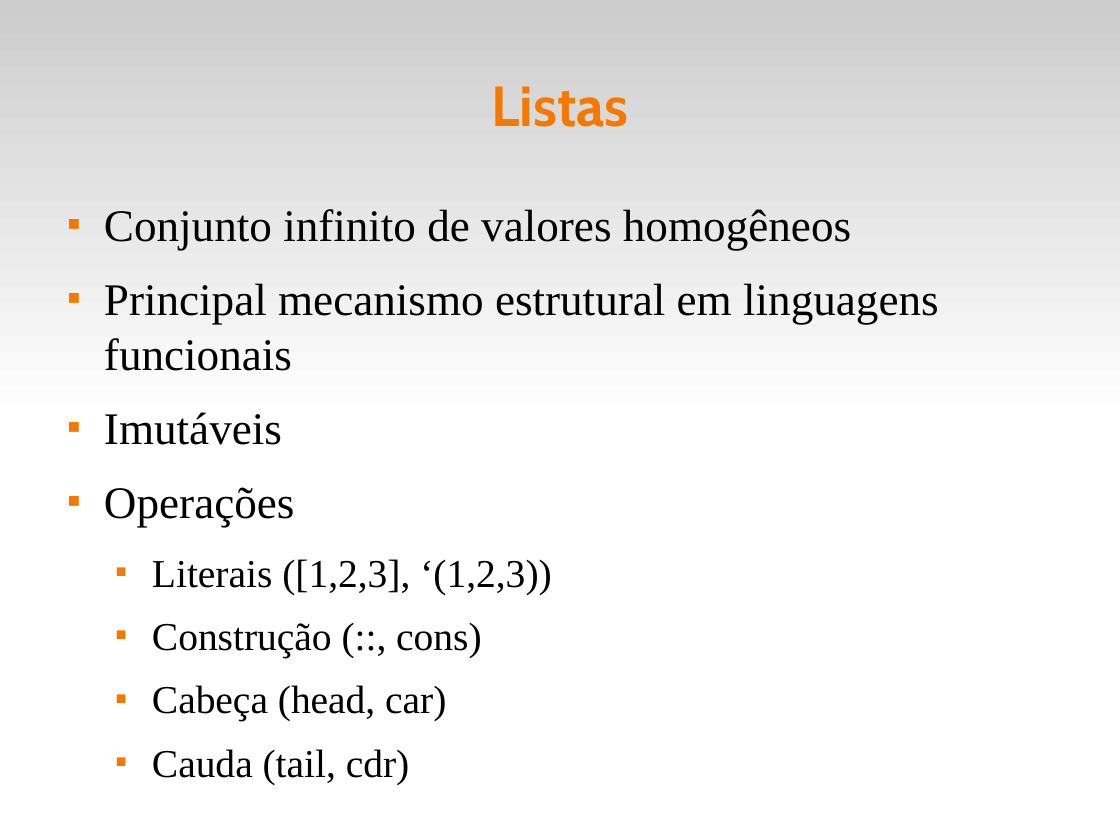
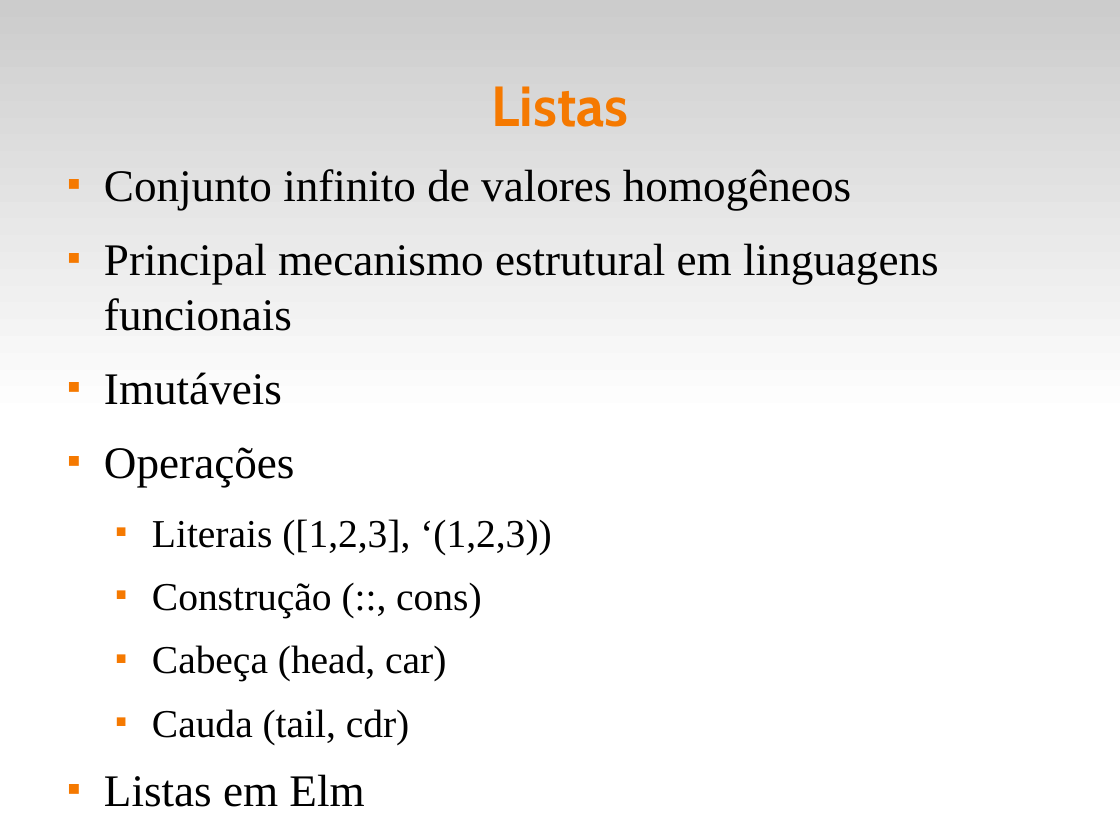
Before and after one commit to faipo/EDL, a slide deck: slide 29 of slides/edl-05-data.odp. Drawn at 1120x840 pixels with LibreOffice and Linux fonts; fonts in the diff are those of the drawing. Boxes give left, top, right and bottom in pixels: in the first picture for what was removed or moved away, otherwise in the second. Text is boxed around its words. In the diff, an @@ line names an element or a change of style, - is before the commit and + after.

```diff
--- a/slides/edl-05-data.odp
+++ b/slides/edl-05-data.odp
@@ text "Conjunto infinito de valores homogêneos": place and size @@
-text "Conjunto infinito de valores homogêneos" at [104, 209, 939, 785]
+text "Conjunto infinito de valores homogêneos" at [104, 169, 939, 807]
@@ text at [104, 774, 364, 807]: paragraph added @@
+■ Listas em Elm
```
Also in this commit, not shown: 1 other slide changed, 8 other files.
